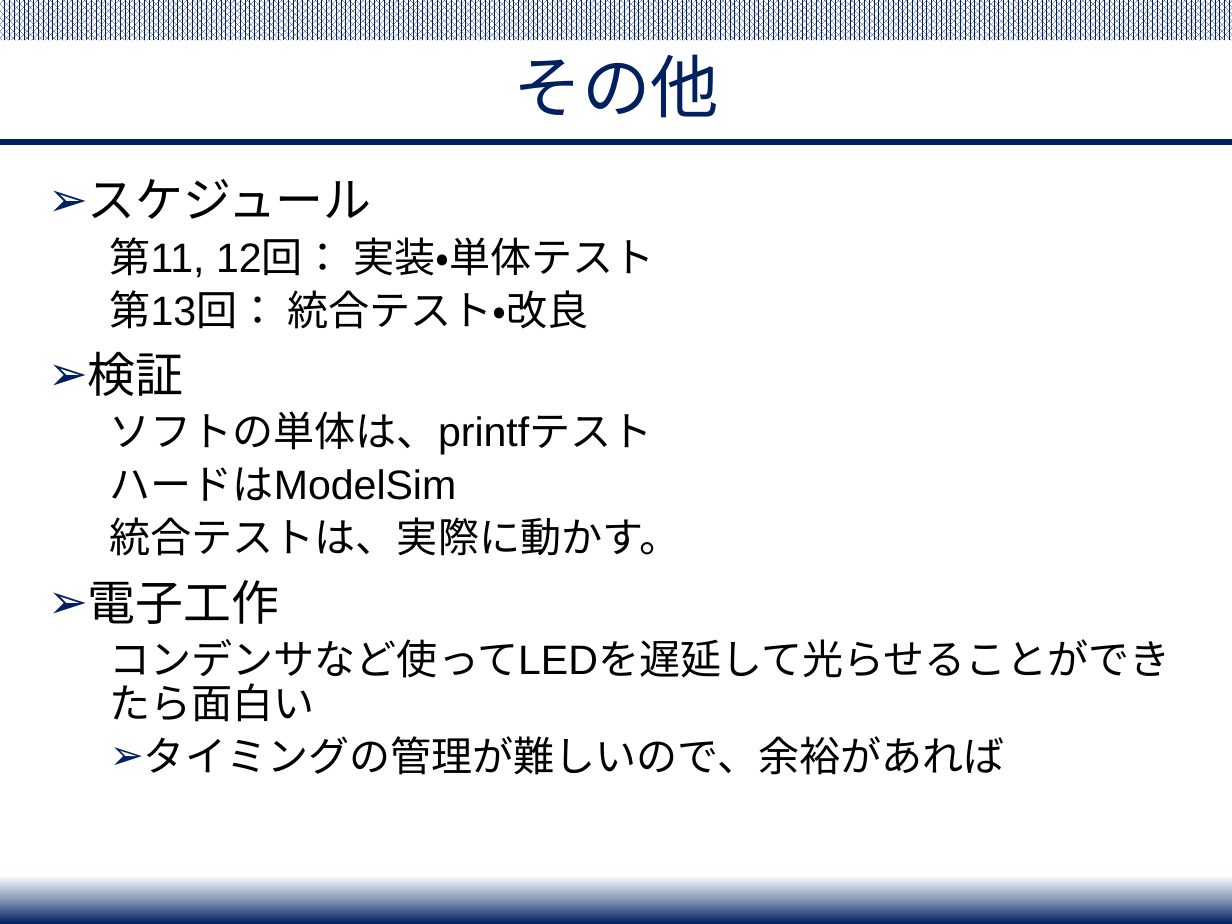
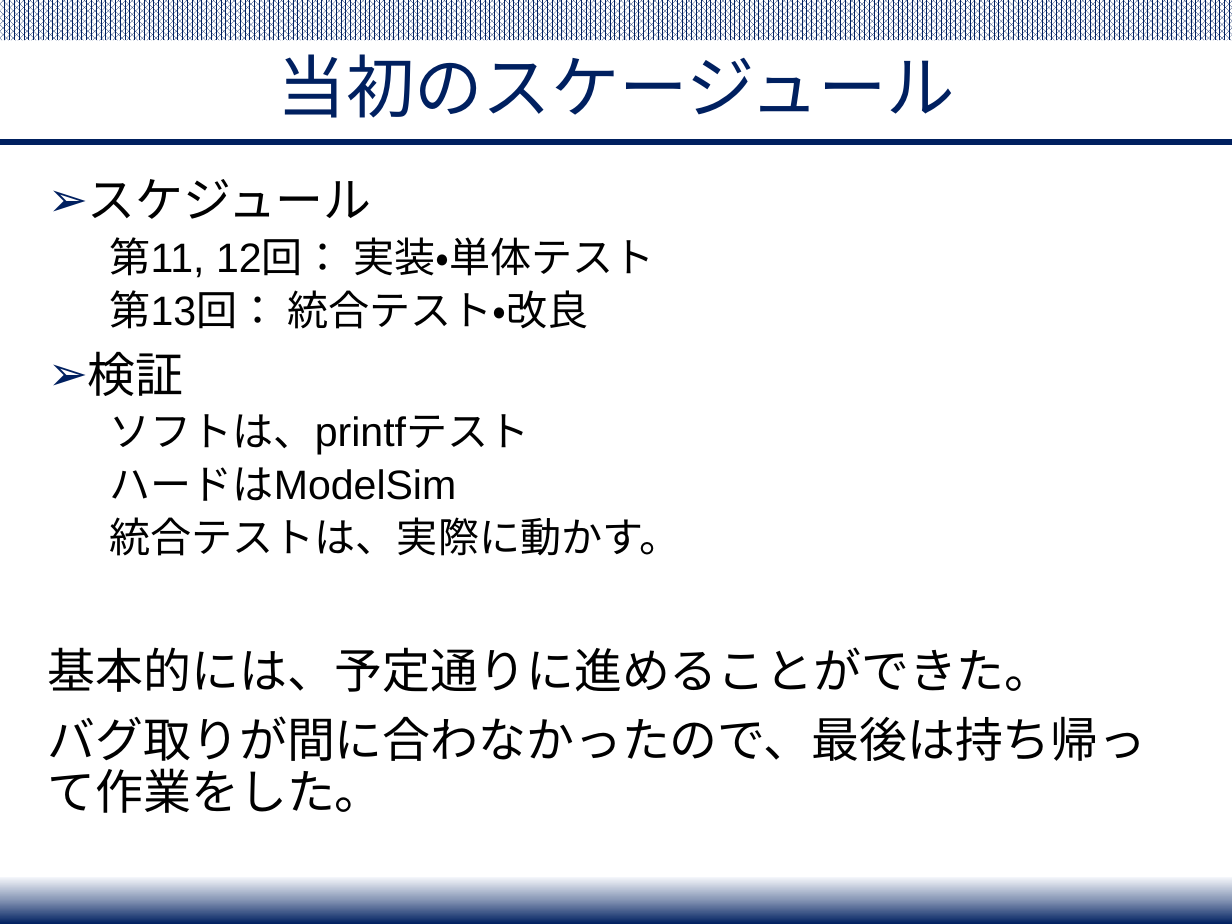
Before and after one commit to Yuchan4342/iot-system-project, a slide deck: slide 9 of presentation/IoT_project_final_presentation.pptx (slide 7 before the commit). Drawn at 1232x924 pixels with LibreOffice and Linux fonts; fonts in the diff are those of the drawing. Boxes give left, top, right and bottom in pixels: in the first picture for what was removed or moved away, otherwise in the second. Text is boxed around its words. In the diff, an @@ line names an element or a change of style, - is before the commit and + after.

```diff
--- a/presentation/IoT_project_final_presentation.pptx
+++ b/presentation/IoT_project_final_presentation.pptx
@@ title at bbox=[278, 54, 956, 118]: text changed @@
-その他
+当初のスケージュール
@@ text at bbox=[110, 414, 530, 455]: text changed @@
-  ソフトの単体は、printfテスト
+  ソフトは、printfテスト
@@ text at bbox=[48, 647, 1147, 813]: text changed; size 24 to 28 pt @@
-➢ 電子工作
-  コンデンサなど使ってLEDを遅延して光らせることができたら面白い
-  ➢ タイミングの管理が難しいので、余裕があれば
+基本的には、予定通りに進めることができた。
+バグ取りが間に合わなかったので、最後は持ち帰って作業をした。
```
Also in this commit, not shown: 1 other slide changed, 4 slides added, 1 slide removed.
